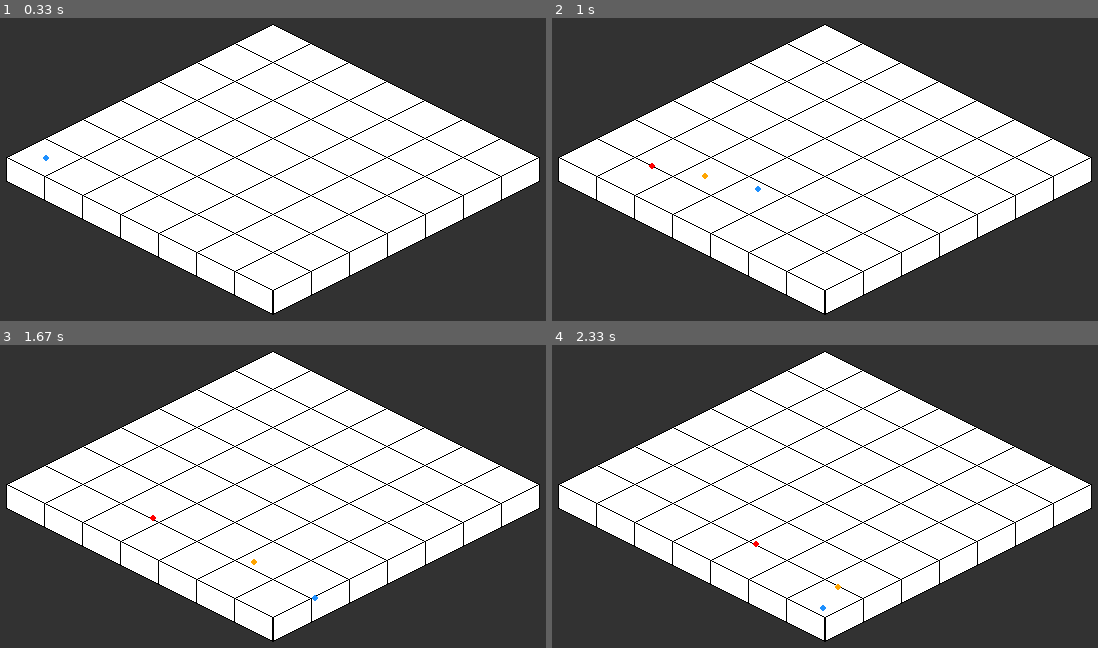
Above: before the commit, frames 1-4 (two rows, left to right).
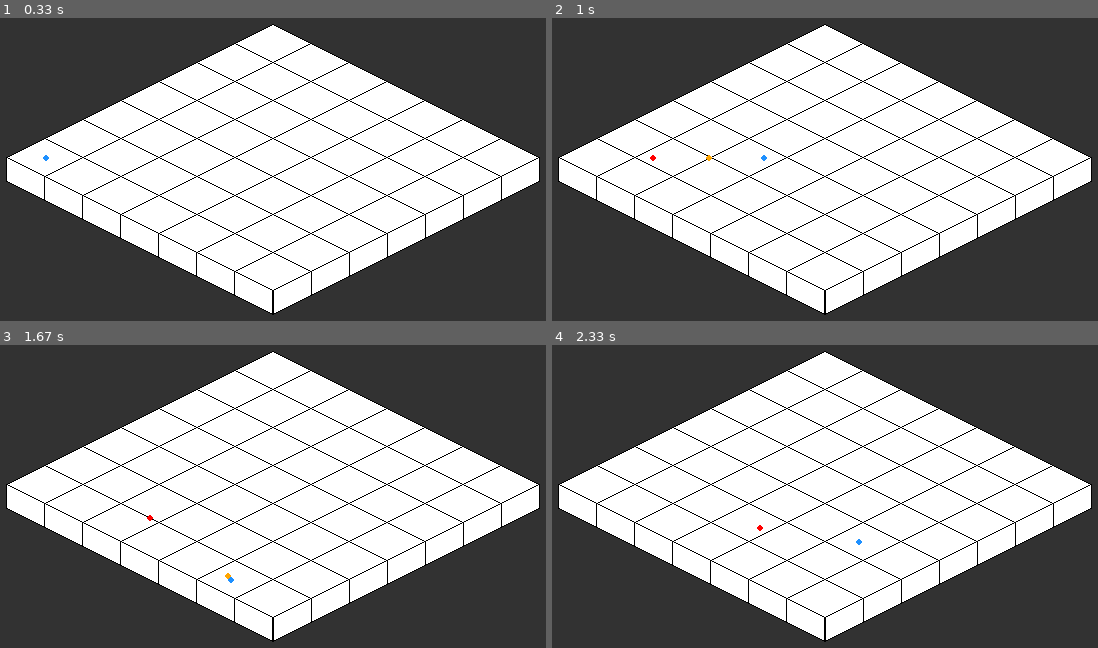
Above: after the commit, the same moments.

Repository: joelmarriott/unnamed-pygame
Game: pygame game, started from __main__.py
Two runs of this game, one before a commit and one after it. Both use one fixed random seed, a clock stepped at 60 frames per second and the inputs below.
Inputs (mouse positions are in pixels of both pictures, inside the frame that each line leads up to):
- Up to frame 1 (0.33 s): no input
- Up to frame 2 (1 s): click (852, 154) at 0.38 s; click (939, 266) at 0.72 s
- Up to frame 3 (1.67 s): click (234, 578) at 1.05 s; click (outside the picture) at 1.38 s
- Up to frame 4 (2.33 s): click (863, 541) at 1.72 s; click (814, 611) at 2.05 s

Frame 1 is identical in both runs. In frame 2, less than 0.1% of the frame differs, in the area x 17-40%, y 45-58%; in frame 3, less than 0.1%; in frame 4, less than 0.1%.

Commit message:
Can only walk on/to tiles

Diff:
--- a/main.py
+++ b/main.py
@@ -19,13 +19,12 @@
     Player(3.0, pygame.Color('orange'), map.map[0].x+35, map.map[0].y+15),
     Player(4.5, pygame.Color('dodgerblue'), map.map[0].x+35, map.map[0].y+15))
 
-
 def draw_window():
     "Draw the game window"
     WIN.fill(DARK_GREY)
 
     ## Game level
-    map.update(map)
+    move = map.update(map)
     map.draw(map, WIN)
 
     ## Players
@@ -33,11 +32,13 @@
     group.draw(WIN)
 
     pygame.display.update()
+    return move
 
 
 def main():
     clock = pygame.time.Clock()
     run = True
+    move = False
 
     while run:
         clock.tick(FPS)
@@ -46,9 +47,13 @@
                 run = False
                 pygame.quit()
             if event.type == pygame.MOUSEBUTTONDOWN:
+                if not move:
+                    break
+                print(str(move))
                 for player in group.sprites():
-                    player.set_target(pygame.mouse.get_pos())
-        draw_window()
+                    player.set_target(move)
+                move = False
+        move = draw_window()
     main()
 
 
--- a/map.py
+++ b/map.py
@@ -31,10 +31,21 @@
 
     def update(self, map):
         "Check/Update state of all existing tiles"
+        move = False
         for tile in self.map:
-            tile.update(map)
+            move = tile.update(map, move)
+        return move
 
     def draw(self, map, screen):
         "Re-draw tiles onto the screen"
         for tile in sorted(self.map, key=lambda tile: tile.selected):
             tile.draw(map, screen)
+
+    def get_target(self, pos):
+        "Find a valid target tile"
+        x, y = pos
+        for tile in self.map:
+            if x in range(tile.x-39, tile.x+39):
+                if y in range(tile.y-20, tile.y+20):
+                    pos = (tile.x, tile.y)
+        return pos
--- a/tile.py
+++ b/tile.py
@@ -11,7 +11,7 @@
         self.right = False
         self.selected = False
 
-    def update(self, map):
+    def update(self, map, move):
         "Check for hover and set selected if so"
         self.selected = False
         x, y = pygame.mouse.get_pos()
@@ -22,6 +22,11 @@
             ## Exact mask of image using (lack of) transparency
             if map.top_image_mask.get_at((x, y)):
                 self.selected = True
+                move = (self.rect.x+30, self.rect.y+15)
+        if move:
+            return move
+        else:
+            return False
 
     def draw(self, map, screen):
         "Draw the tile on the screen"
